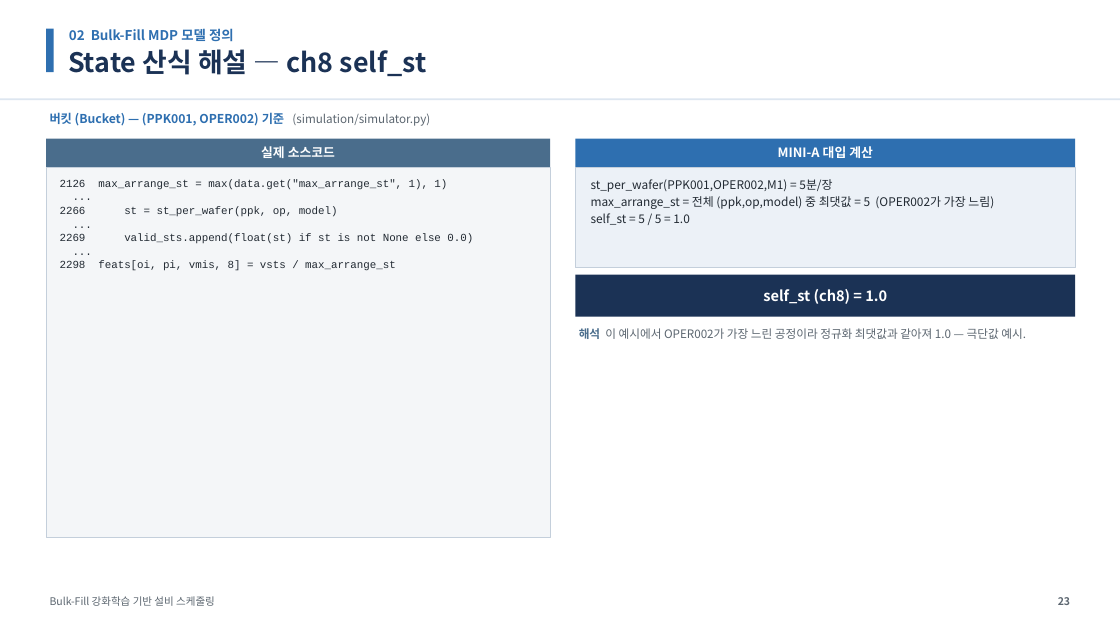
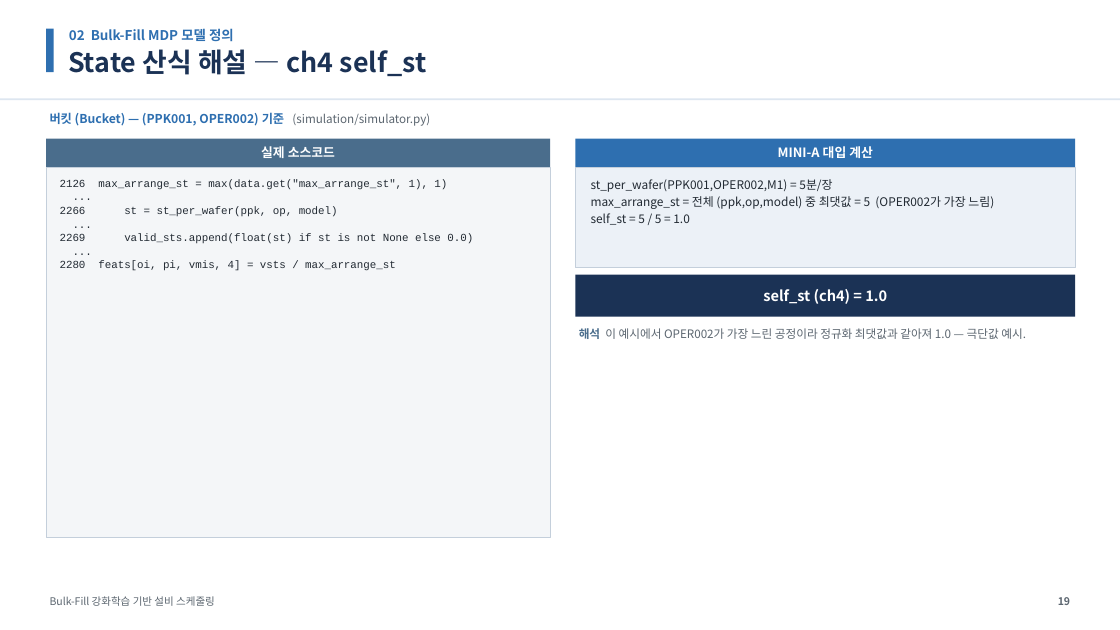
Before and after one commit to relighting123/pjt_scheduling, a slide deck: slide 19 of docs/BulkFill_스케줄링_발표자료.pptx (slide 23 before the commit). Drawn at 1120x630 pixels with LibreOffice and Linux fonts; fonts in the diff are those of the drawing. Boxes give left, top, right and bottom in pixels: in the first picture for what was removed or moved away, otherwise in the second. Text is boxed around its words. In the diff, an @@ line names an element or a change of style, - is before the commit and + after.

```diff
--- a/docs/BulkFill_스케줄링_발표자료.pptx
+++ b/docs/BulkFill_스케줄링_발표자료.pptx
@@ text at <box>68,49,426,76</box>: text changed @@
-State 산식 해설 — ch8 self_st
+State 산식 해설 — ch4 self_st
@@ text at <box>60,261,396,271</box>: text changed @@
-2298 feats[oi, pi, vmis, 8] = vsts / max_arrange_st
+2280 feats[oi, pi, vmis, 4] = vsts / max_arrange_st
@@ text at <box>763,289,887,304</box>: text changed @@
-self_st (ch8) = 1.0
+self_st (ch4) = 1.0
@@ text at <box>1058,597,1070,605</box>: text changed @@
-23
+19
```
Also in this commit, not shown: 49 other slides changed, 3 slides removed, 8 other files.
